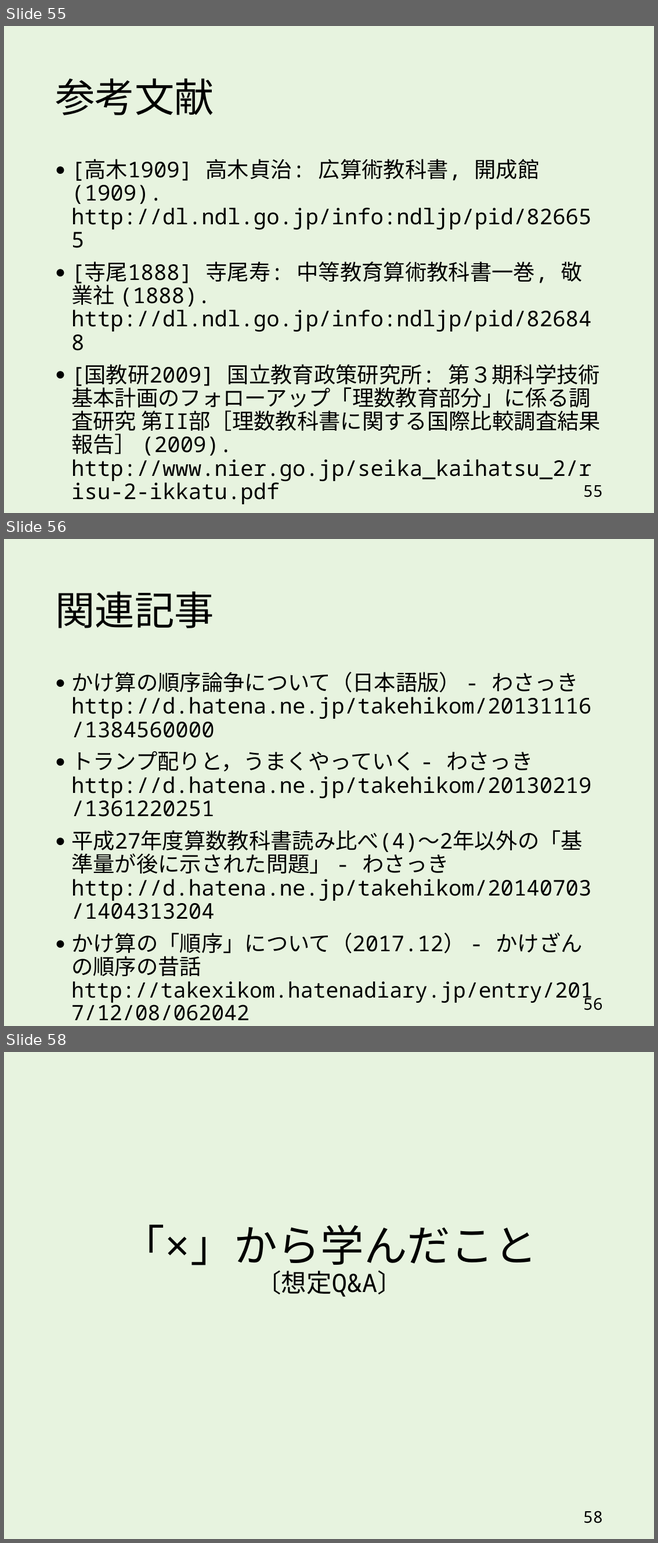
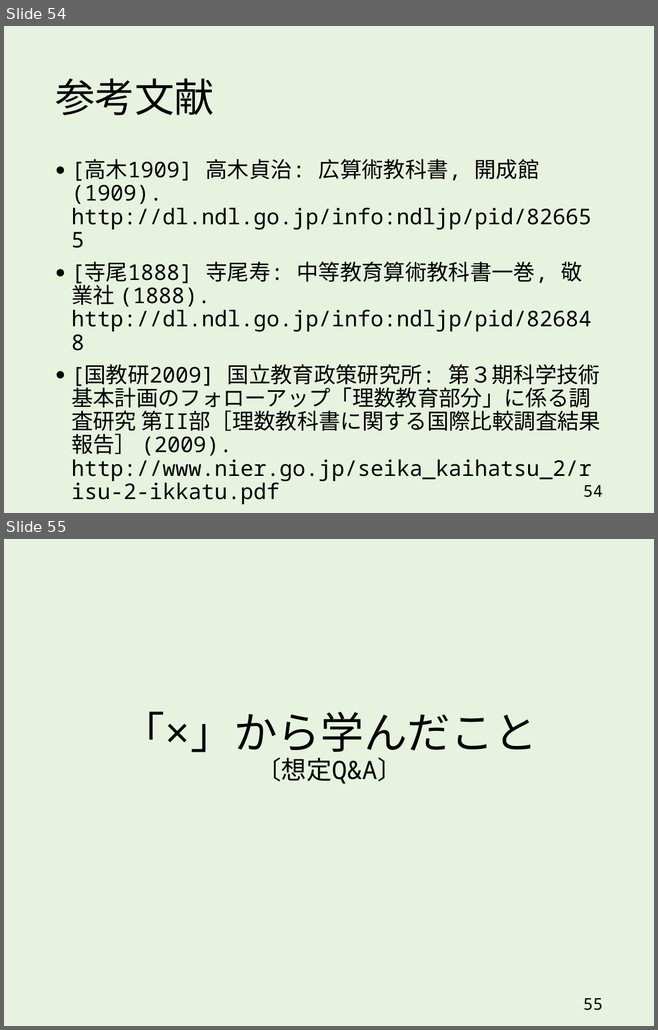
Before and after one commit to takehiko/dealout, a slide deck: slides/2x3_3x2_v4.pptx. Shown one above the other, each under a label of ours: slides 55, 56 and 58 before the commit, slides 54 and 55 after it; the slides between them are not shown. The pictures are 658x1543 and 658x1030 pixels, drawn with LibreOffice and Linux fonts; fonts in the diff are those of the drawing. Boxes give left, top, right and bottom in pixels: in the first picture for what was removed or moved away, otherwise in the second. Text is boxed around its words. In the diff, an @@ line names an element or a change of style, - is before the commit and + after.

```diff
--- a/slides/2x3_3x2_v4.pptx
+++ b/slides/2x3_3x2_v4.pptx
@@ slide 56 removed at bbox=[4, 539, 654, 1026], background #E7F3DF @@
@@ title removed at bbox=[55, 591, 214, 628] @@
-関連記事
@@ text removed at bbox=[71, 672, 591, 976] @@
-● かけ算の順序論争について（日本語版） - わさっき
-  http://d.hatena.ne.jp/takehikom/20131116/1384560000
-● トランプ配りと，うまくやっていく - わさっき
-  http://d.hatena.ne.jp/takehikom/20130219/1361220251
-● 平成27年度算数教科書読み比べ(4)～2年以外の「基準量が後に示された問題」 - わさっき
-  http://d.hatena.ne.jp/takehikom/20140703/1404313204
-● かけ算の「順序」について（2017.12） - かけざんの順序の昔話
-  http://takexikom.hatenadiary.jp/entry/2017/12/08/062042
@@ page number removed at bbox=[583, 994, 603, 1011] @@
-56
@@ what was slide 55 is now slide 54 @@
@@ page number at bbox=[583, 485, 603, 498]: text changed @@
-55
+54
@@ what was slide 58 is now slide 55 @@
@@ page number at bbox=[583, 998, 603, 1011]: text changed @@
-58
+55
```
Also in this commit, not shown: 18 slides changed, 1 slide added, 2 other slides removed, 1 other file.
